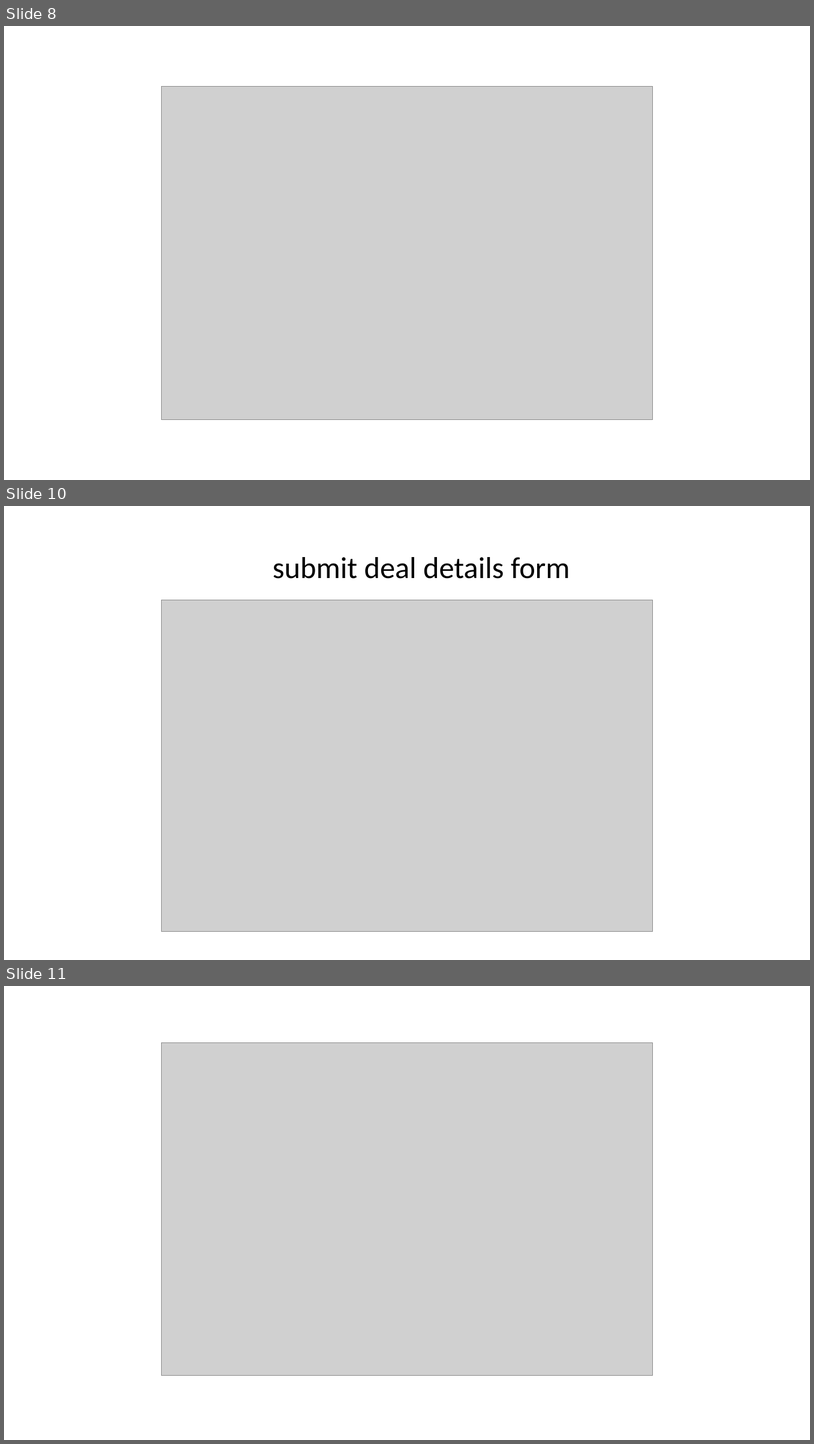
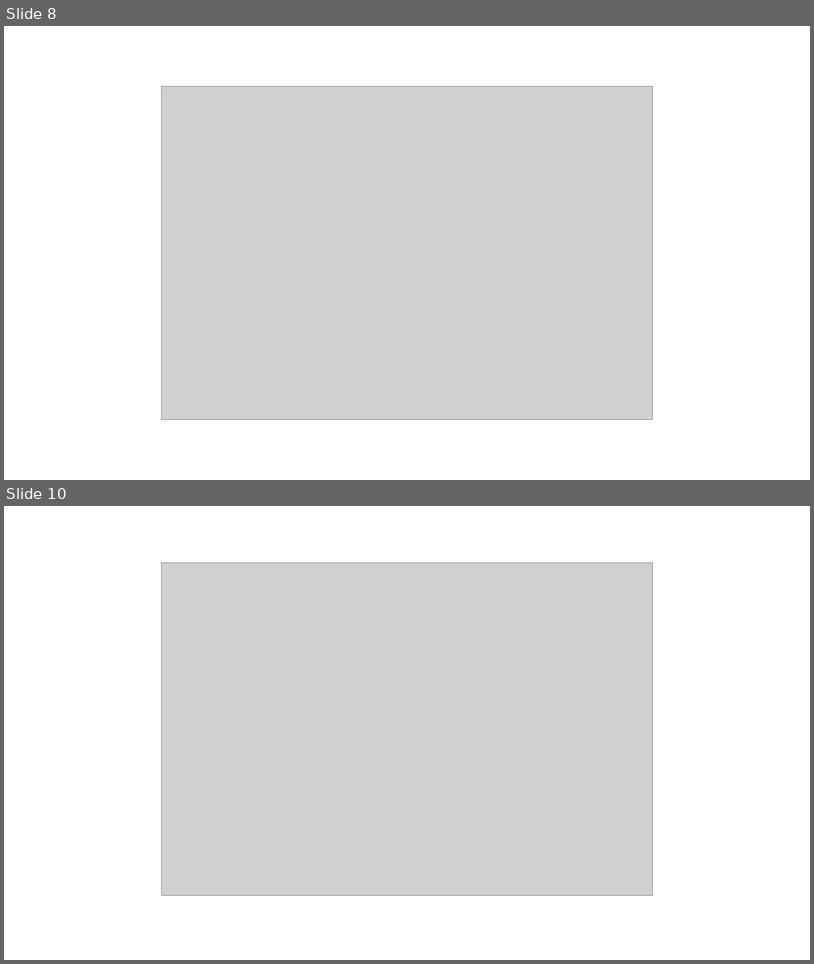
Before and after one commit to EmanuelBenHamo/Fiver-Final-Sprint, a slide deck: Product Definition Document Sample - Vybing - v1.5.pptx. Shown one above the other, each under a label of ours: slides 8, 10 and 11 before the commit, slides 8 and 10 after it; the slides between them are not shown. The pictures are 814x1444 and 814x964 pixels, drawn with LibreOffice and Linux fonts; fonts in the diff are those of the drawing; grey boxes stand for pictures. Boxes give left, top, right and bottom in pixels: in the first picture for what was removed or moved away, otherwise in the second. Text is boxed around its words. In the diff, an @@ line names an element or a change of style, - is before the commit and + after.

```diff
--- a/Product Definition Document Sample - Vybing - v1.5.pptx
+++ b/Product Definition Document Sample - Vybing - v1.5.pptx
@@ slide 10 removed at box(4, 506, 810, 960), background #FFFFFF @@
@@ text removed at box(273, 557, 570, 579) @@
-submit deal details form
@@ picture removed at box(161, 600, 653, 931) @@
@@ what was slide 11 is now slide 10 @@
```
Also in this commit, not shown: 6 slides changed, 9 slides added, 1 other slide removed.
